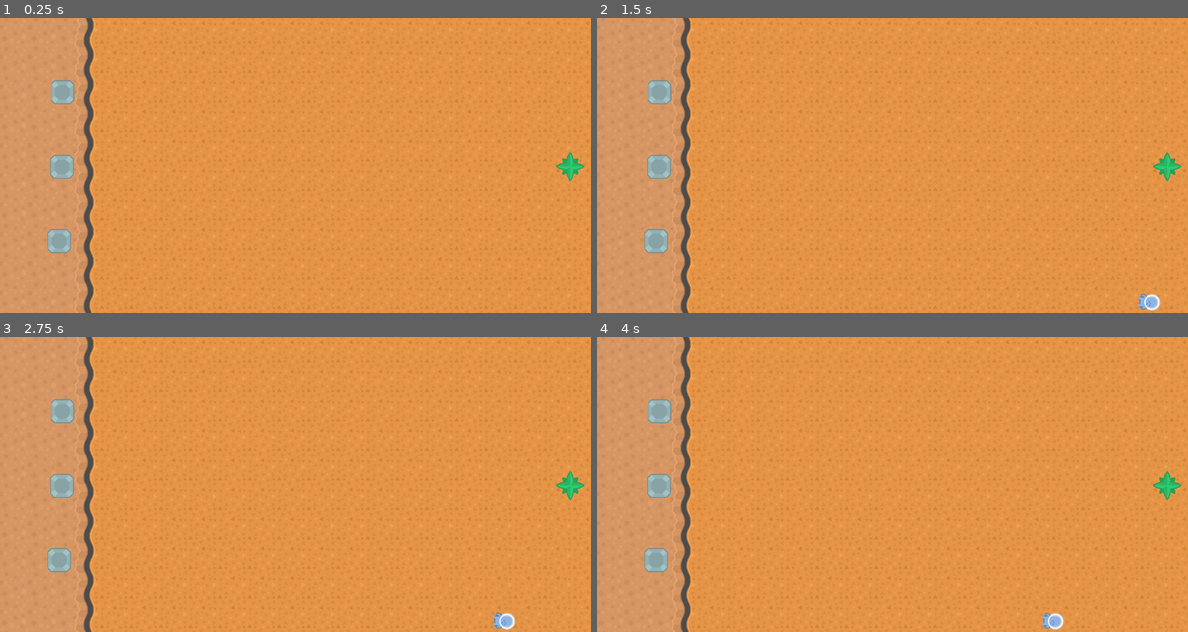
Above: before the commit, frames 1-4 (two rows, left to right).
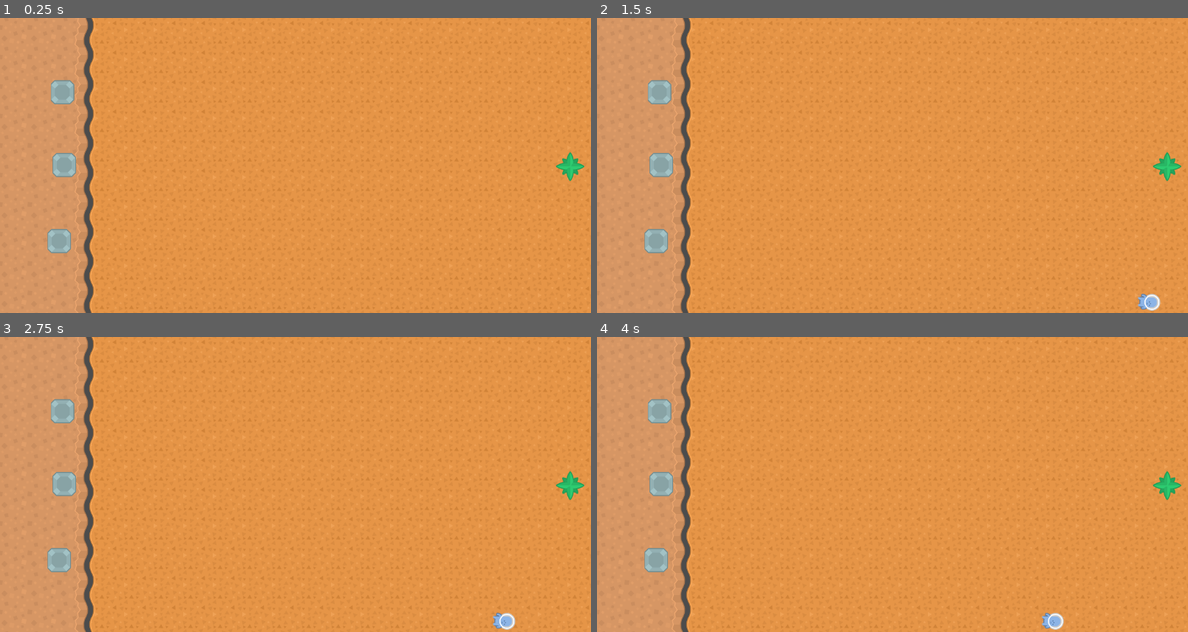
Above: after the commit, the same moments.

Repository: Mynijo/GateDefense
Game: Godot game, scene res://terrain/Map01.tscn
The game is run twice, just before and just after one commit, with the same random seed, the same clock (stepped at 60 frames per second) and the same inputs.
Inputs (mouse positions are in pixels of both pictures, inside the frame that each line leads up to):
- Up to frame 1 (0.25 s): no input
- Up to frame 2 (1.5 s): tap Enter at 0.5 s; move the mouse to (662, 91) at 0.52 s; click (662, 91) at 0.67 s; move the mouse to (662, 165) at 1.27 s; click (662, 165) at 1.42 s
- Up to frame 3 (2.75 s): move the mouse to (59, 561) at 2.02 s; click (59, 561) at 2.17 s
- Up to frame 4 (4 s): move the mouse to (862, 543) at 2.77 s; click (862, 543) at 2.92 s; move the mouse to (1069, 528) at 3.52 s; click (1069, 528) at 3.67 s

The runs differ from the first frame. In frame 1, 0.1% of the frame differs, in the area x 8-13%, y 45-55%; in frame 2, 0.1%; in frame 3, 0.1%; in frame 4, 0.1%.
Error before the commit: Invalid get index 'cost' (on base: 'PackedScene'). (res://Tower/TurretPlace.gd:11)
Error after the commit: Invalid get index 'cost' (on base: 'PackedScene'). (res://Tower/TurretPlace.gd:13)

Commit message:
Refactored gate

Diff:
--- a/Player/Gate.gd
+++ b/Player/Gate.gd
@@ -1,4 +1,4 @@
-extends StaticBody2D
+extends Area2D
 
 signal take_damage
 signal dead
@@ -11,7 +11,7 @@
 	pass
 
 
-func _on_DetectArea_body_entered(body):
+func _on_Gate_body_entered(body):
 	if body.has_method('dead'):
 		player.take_damage(body.damage)
 		body.dead()
--- a/Player/Gate.tscn
+++ b/Player/Gate.tscn
@@ -1,31 +1,14 @@
 [gd_scene load_steps=3 format=2]
 
 [ext_resource path="res://Player/Gate.gd" type="Script" id=1]
-
-
 
 [sub_resource type="RectangleShape2D" id=1]
 
 custom_solver_bias = 0.0
 extents = Vector2( 10, 10 )
 
-[node name="Gate" type="StaticBody2D" index="0"]
+[node name="Gate" type="Area2D" index="0"]
 
-input_pickable = false
-collision_layer = 4
-collision_mask = 4
-constant_linear_velocity = Vector2( 0, 0 )
-constant_angular_velocity = 0.0
-friction = 1.0
-bounce = 0.0
-script = ExtResource( 1 )
-_sections_unfolded = [ "Collision" ]
-health = 20
-
-[node name="DetectArea" type="Area2D" parent="." index="0"]
-
-position = Vector2( 129.75, 320.124 )
-scale = Vector2( 3.98722, 9.95501 )
 input_pickable = true
 gravity_vec = Vector2( 0, 1 )
 gravity = 98.0
@@ -35,12 +18,15 @@
 collision_mask = 4
 audio_bus_override = false
 audio_bus_name = "Master"
+script = ExtResource( 1 )
 _sections_unfolded = [ "Collision" ]
+health = 20
+player = null
 
-[node name="CollisionShape2D" type="CollisionShape2D" parent="DetectArea" index="0"]
+[node name="CollisionShape2D" type="CollisionShape2D" parent="." index="0"]
 
-position = Vector2( 0.0479966, -0.112883 )
-scale = Vector2( 3.28617, 3.21644 )
+position = Vector2( 129.941, 319 )
+scale = Vector2( 13.1027, 32.0197 )
 shape = SubResource( 1 )
 
-[connection signal="body_entered" from="DetectArea" to="." method="_on_DetectArea_body_entered"]
+[connection signal="body_entered" from="." to="." method="_on_Gate_body_entered"]
--- a/Tower/TurretPlace.gd
+++ b/Tower/TurretPlace.gd
@@ -8,7 +8,7 @@
 func _on_Area2D_input_event(viewport, event, shape_idx):
 	if event is InputEventMouseButton and !placed:
 		if event.button_index == BUTTON_LEFT and event.pressed:
-			if player.money <= tower.cost:
+			if player.money >= 1000000:
 				return
 			player.addMoney(-tower.cost)
 			var t = tower.instance()
--- a/terrain/Map01.tscn
+++ b/terrain/Map01.tscn
@@ -43,7 +43,6 @@
 [node name="Gate" parent="." index="2" instance=ExtResource( 4 )]
 
 position = Vector2( 0.541534, -0.865265 )
-player = null
 
 [node name="Player" parent="." index="3" instance=ExtResource( 5 )]
 
@@ -57,7 +56,7 @@
 
 [node name="TurretPlace2" parent="." index="5" instance=ExtResource( 6 )]
 
-position = Vector2( 135.01, 323.546 )
+position = Vector2( 140, 320 )
 tower = ExtResource( 7 )
 
 [node name="TurretPlace3" parent="." index="6" instance=ExtResource( 6 )]
